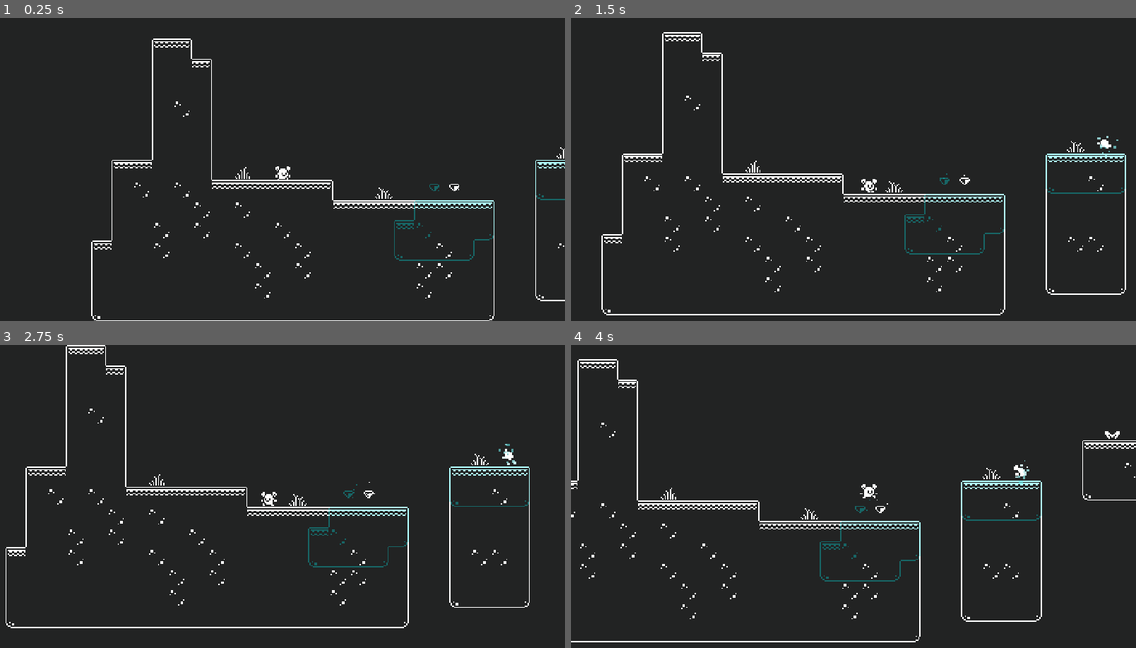
Above: before the commit, frames 1-4 (two rows, left to right).
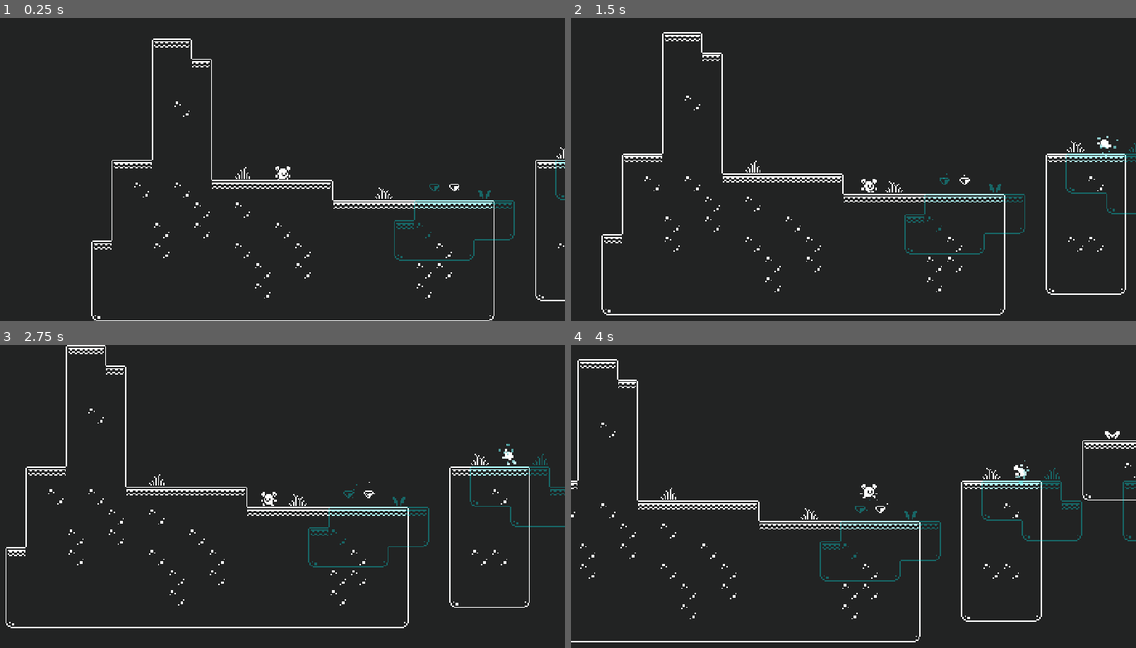
Above: after the commit, the same moments.

Repository: jrenato/duality
Game: Godot game, scene res://Levels/level.tscn
Same seed, same stepped clock (60 frames per second), same inputs: the game is played once before the commit and once after it.
Inputs:
- Up to frame 1 (0.25 s): no input
- Up to frame 2 (1.5 s): hold W (enter) 0.53-1.28 s; hold D (move_right) from 0.53 s (still down); tap Space (jump) at 0.77 s; tap W (enter) at 1.35 s
- Up to frame 3 (2.75 s): tap Space (jump) at 1.52 s; release D (move_right) at 2.03 s; hold A (move_left) from 2.03 s (still down); hold W (enter) from 2.03 s (still down)
- Up to frame 4 (4 s): release A (move_left) at 2.78 s; release W (enter) at 2.78 s; hold D (move_right) from 2.78 s (still down); tap W (enter) at 2.85 s; tap Space (jump) at 3.02, 3.77 s; hold W (enter) from 3.53 s (still down)

The runs differ from the first frame. In frame 1, 0.3% of the frame differs, in the area x 84-100%, y 46-74%; in frame 2, 0.4%; in frame 3, 0.5%; in frame 4, 0.7%, in the area x 59-100%, y 40-72%.

Commit message:
Small tweaks to level design

Diff:
--- a/Levels/level.tscn
+++ b/Levels/level.tscn
@@ -19,7 +19,7 @@
 modulate = Color(0, 1, 1, 1)
 tile_set = ExtResource("2_f40yh")
 format = 2
-layer_0/tile_data = PackedInt32Array(655381, 786432, 13, 655380, 720896, 13, 655379, 720896, 13, 655378, 655360, 13, 720917, 786432, 15, 720916, 720896, 15, 720915, 720896, 15, 720914, 655360, 15, 851983, 786432, 15, 786447, 786432, 13, 851982, 720896, 6, 786446, 720896, 13, 851981, 720896, 6, 786445, 720896, 13, 851980, 720896, 14, 786444, 655360, 13, 917518, 786432, 15, 917517, 720896, 15, 917516, 720896, 15, 917515, 655360, 15, 851979, 655360, 13)
+layer_0/tile_data = PackedInt32Array(655381, 720896, 13, 655380, 720896, 13, 655379, 655360, 13, 720917, 720896, 6, 720916, 720896, 15, 720915, 655360, 15, 851983, 720896, 15, 786447, 720896, 13, 851982, 720896, 6, 786446, 720896, 13, 851981, 720896, 6, 786445, 720896, 13, 851980, 720896, 14, 786444, 655360, 13, 917518, 786432, 15, 917517, 720896, 15, 917516, 720896, 15, 917515, 655360, 15, 851979, 655360, 13, 851984, 786432, 15, 786448, 786432, 13, 720918, 720896, 6, 655382, 786432, 13, 786455, 786432, 15, 720919, 786432, 13, 786454, 720896, 15, 786453, 655360, 15, 786463, 786432, 15, 720927, 786432, 14, 655391, 786432, 13, 786462, 720896, 15, 720926, 720896, 6, 655390, 720896, 13, 786461, 720896, 15, 720925, 720896, 14, 655389, 720896, 13, 786460, 720896, 15, 720924, 720896, 6, 655388, 720896, 13, 786459, 720896, 15, 720923, 720896, 14, 655387, 720896, 13, 786458, 655360, 15, 720922, 655360, 14, 655386, 655360, 13, 720911, 1048576, 1, 589846, 1179648, 1, 589853, 1114112, 0)
 
 [node name="Player" parent="." instance=ExtResource("2_4dlxn")]
 position = Vector2(88, 168)
